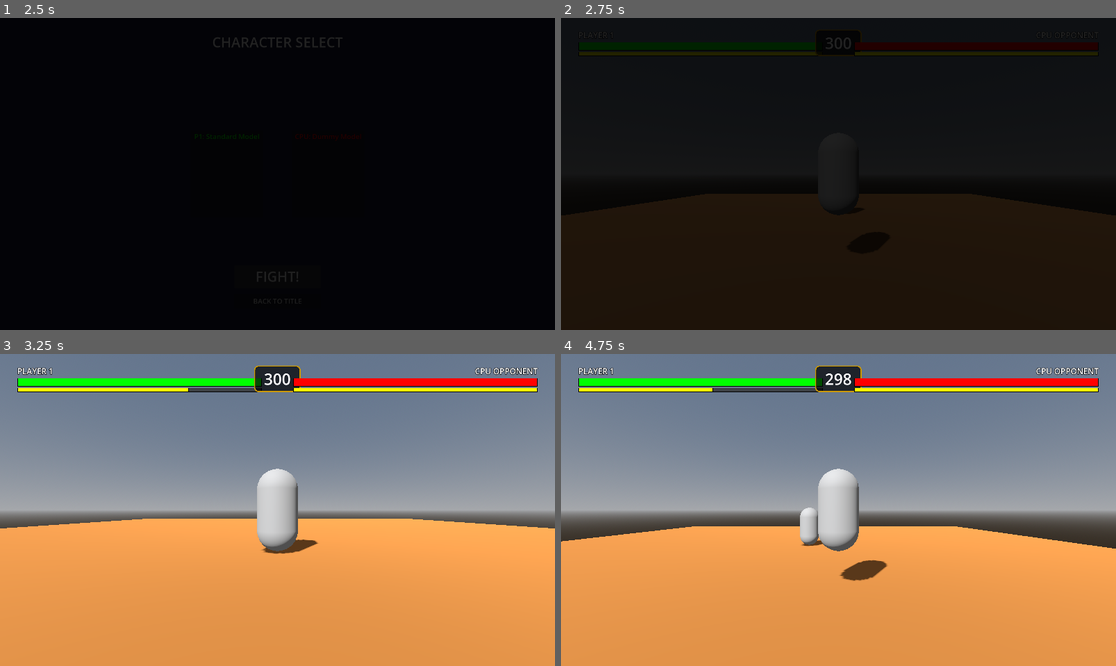
Above: before the commit, frames 1-4 (two rows, left to right).
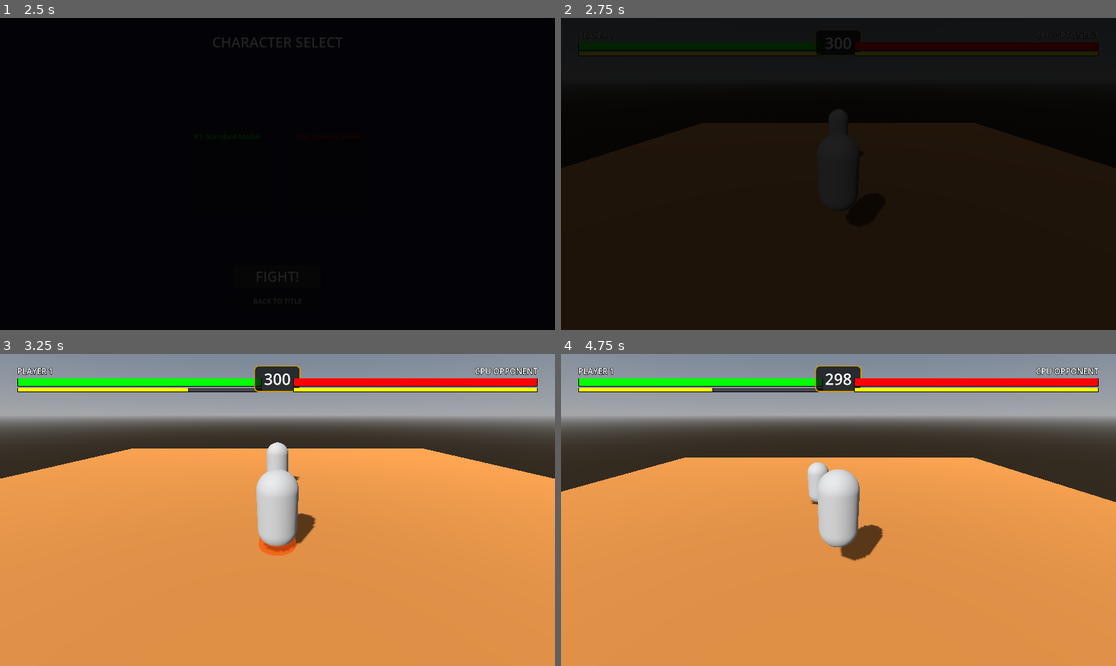
Above: after the commit, the same moments.

Repository: POTOMO1111/wrestlingapp
Game: Godot game, scene res://scenes/ui/title.tscn
Two runs of this game, one before a commit and one after it. Both use one fixed random seed, a clock stepped at 60 frames per second and the inputs below.
Inputs:
- Up to frame 1 (2.5 s): click "GAME START" at 0.5 s; tap Enter (ui_accept) at 1.25, 1.35 s; hold D (move_right) 1.28-2 s; tap Space (jump) at 1.52 s; click "FIGHT!" at 2 s
- Up to frame 2 (2.75 s): no input
- Up to frame 3 (3.25 s): hold Down (ui_down) from 2.78 s (still down); tap K (attack heavy) at 2.85 s; tap Space (jump) at 3.02 s; tap Enter (ui_accept) at 3.05 s
- Up to frame 4 (4.75 s): release Down (ui_down) at 3.53 s; hold D (move_right) 3.53-4.28 s; tap J (attack light) at 3.6 s; tap Enter (ui_accept) at 3.8, 4.55 s; hold Up (ui_up) from 4.28 s (still down); tap I (block) at 4.35 s; tap Space (jump) at 4.52 s

Frame 1 is identical in both runs. In frame 3, 53% of the frame differs, in the area x 0-100%, y 0-66%; in frame 4, 55%, in the area x 0-100%, y 0-73%.
Error before the commit: Invalid access to property or key 'grapple_connected' on a base object of type 'Area3D'. (res://scripts/characters/PlayerController.gd:69)

Commit message:
4/2:作業終了

Diff:
--- a/project.godot
+++ b/project.godot
@@ -21,7 +21,6 @@
 GameManager="*uid://cxrgtcb3beq6v"
 SceneManager="*uid://ctpsj6eb4hm4g"
 CharacterBase="*uid://xx3iftvmvnmx"
-HitboxController="*uid://cwaxfaqxixgpl"
 GrappleSystem="*res://scripts/combat/GrappleSystem.gd"
 
 [display]
--- a/scenes/characters/player.tscn
+++ b/scenes/characters/player.tscn
@@ -1,6 +1,7 @@
 [gd_scene format=3 uid="uid://qpnuh44k86iu"]
 
 [ext_resource type="Script" uid="uid://blx6au5oncg5y" path="res://scripts/characters/PlayerController.gd" id="1_rp718"]
+[ext_resource type="Script" uid="uid://cwaxfaqxixgpl" path="res://scripts/combat/HitboxController.gd" id="2_hitbox"]
 
 [sub_resource type="CapsuleShape3D" id="CapsuleShape3D_yewv4"]
 
@@ -28,6 +29,7 @@
 anim_player = NodePath("../AnimationPlayer")
 
 [node name="HitboxRight" type="Area3D" parent="." unique_id=2082913437]
+script = ExtResource("2_hitbox")
 
 [node name="CollisionShape3D" type="CollisionShape3D" parent="HitboxRight" unique_id=1533924575]
 shape = SubResource("SphereShape3D_atpat")
--- a/scripts/characters/PlayerController.gd
+++ b/scripts/characters/PlayerController.gd
@@ -42,7 +42,7 @@
 
 # カメラのY軸回転角度（ラジアン）
 var _camera_yaw : float = 0.0
-var _spring_arm_pitch : float = 0.0 # 初期X回転を保存
+var _spring_arm_pitch : float = deg_to_rad(-25.0) # 従来通り見下ろし角度(-25度)を固定でセット
 
 # ----------------------------------------------------------
 # ノード参照
@@ -75,7 +75,6 @@
 
 	# SpringArm をキャラ本体から完全に切り離す（180度反転時のガタつき防止）
 	if spring_arm:
-		_spring_arm_pitch = spring_arm.rotation.x
 		call_deferred("_defer_detach_camera")
 
 func _defer_detach_camera() -> void:
--- a/scripts/global/GameManager.gd
+++ b/scripts/global/GameManager.gd
@@ -32,6 +32,7 @@
 var _hp_bars : Dictionary = {}
 var _stamina_bars : Dictionary = {}
 var _pause_menu : Control = null
+var _btn_resume_pause : Button = null
 
 ## シグナル
 signal match_started
@@ -44,6 +45,7 @@
 # 初期化
 # ----------------------------------------------------------
 func _ready() -> void:
+	_setup_ui_inputs()
 	_load_config()
 	_setup_debug_ui()
 	hide_battle_ui() # メニュー画面などでは非表示にしておく
@@ -51,6 +53,27 @@
 	# テスト起動用に、メイン画面(main.tscn)から直接起動された場合は自動的に試合開始
 	if get_tree().current_scene.name == "Main":
 		start_match()
+
+func _setup_ui_inputs() -> void:
+	var key_mappings = {
+		"ui_up": KEY_W,
+		"ui_down": KEY_S,
+		"ui_left": KEY_A,
+		"ui_right": KEY_D,
+		"ui_accept": KEY_J
+	}
+	for action in key_mappings:
+		if not InputMap.has_action(action):
+			InputMap.add_action(action)
+		var ev = InputEventKey.new()
+		ev.physical_keycode = key_mappings[action]
+		InputMap.action_add_event(action, ev)
+
+	# ジョイパッドの決定ボタン (0: Attack Heavy / 1: Jump) を確実に追加
+	for btn_id in [0, 1]:
+		var ev_joy = InputEventJoypadButton.new()
+		ev_joy.button_index = btn_id
+		InputMap.action_add_event("ui_accept", ev_joy)
 
 func _load_config() -> void:
 	var config = ConfigFile.new()
@@ -193,12 +216,12 @@
 	label.add_theme_font_size_override("font_size", 64)
 	p_vbox.add_child(label)
 
-	var btn_resume = Button.new()
-	btn_resume.text = "RESUME"
-	btn_resume.custom_minimum_size = Vector2(400, 60)
-	btn_resume.add_theme_font_size_override("font_size", 32)
-	btn_resume.pressed.connect(toggle_pause)
-	p_vbox.add_child(btn_resume)
+	_btn_resume_pause = Button.new()
+	_btn_resume_pause.text = "RESUME"
+	_btn_resume_pause.custom_minimum_size = Vector2(400, 60)
+	_btn_resume_pause.add_theme_font_size_override("font_size", 32)
+	_btn_resume_pause.pressed.connect(toggle_pause)
+	p_vbox.add_child(_btn_resume_pause)
 
 	var btn_chars = Button.new()
 	btn_chars.text = "CHARACTER SELECT"
@@ -358,7 +381,10 @@
 	if match_state == MatchState.FIGHTING:
 		match_state = MatchState.PAUSE
 		get_tree().paused = true
-		if _pause_menu: _pause_menu.visible = true
+		if _pause_menu:
+			_pause_menu.visible = true
+			if _btn_resume_pause:
+				_btn_resume_pause.grab_focus()
 		AudioManager.set_ducking(true)
 	elif match_state == MatchState.PAUSE:
 		match_state = MatchState.FIGHTING
Not shown, added: audio/bgm/Pixel Dust Rodeo.mp3.import
Not shown, added: audio/bgm/Silver Cartridge Highway.mp3.import
Not shown, added: audio/bgm/Silver Cartridge Highway2.mp3.import
